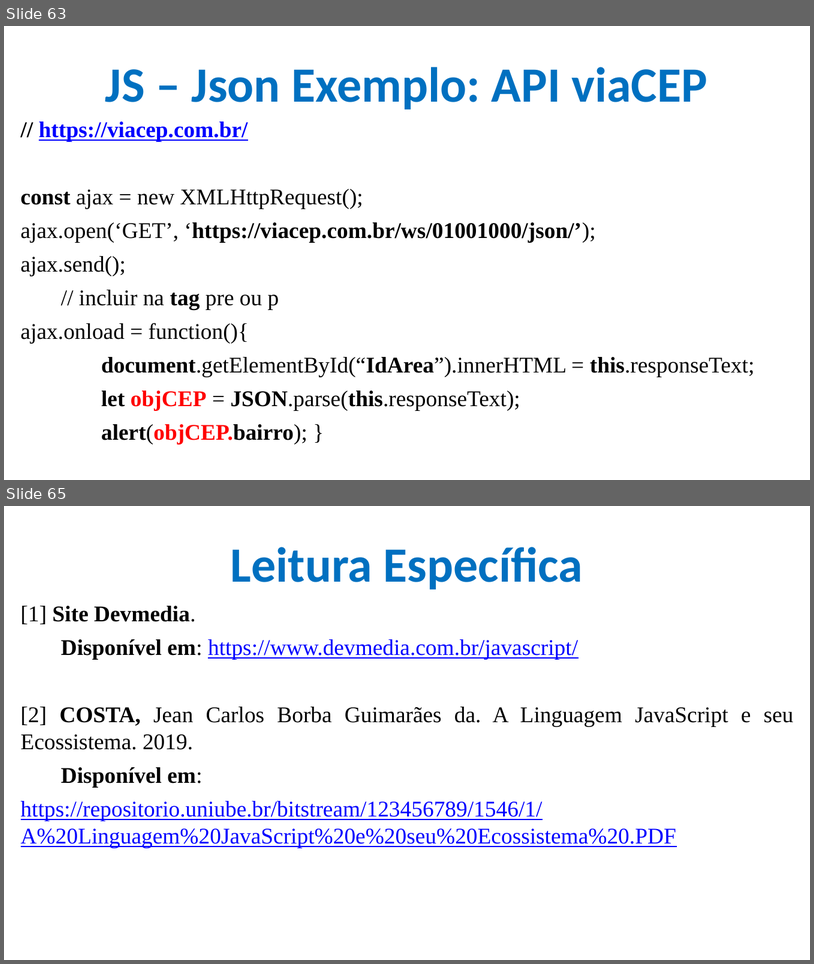
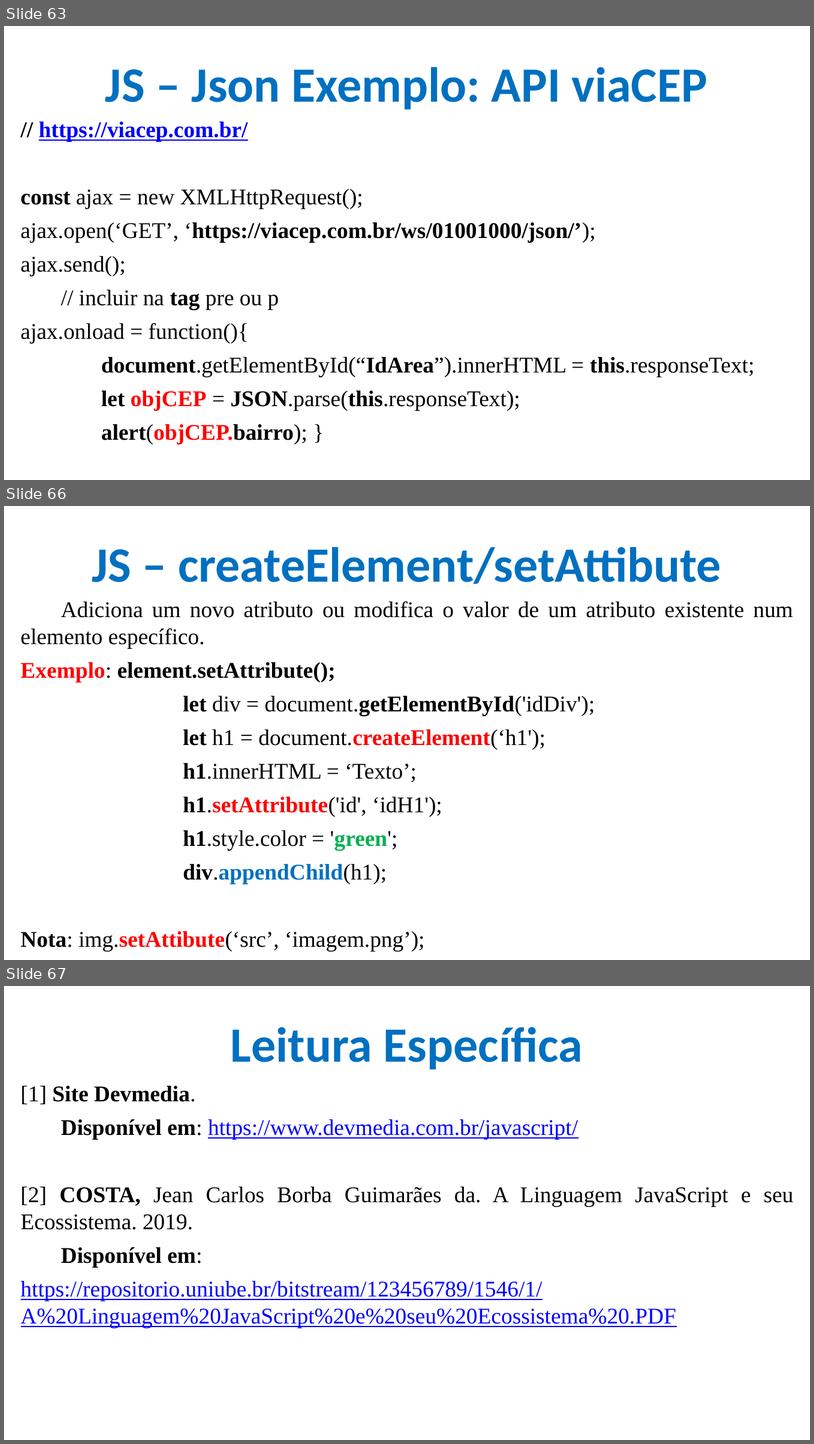
Before and after one commit to CloudEducationBrazil/WydenDesenvolvimentoWebPHP, a slide deck: 01 Classes/Aula 09 Desenvolvimento Web PHP - JS.pptx. Shown one above the other, each under a label of ours: slides 63 and 65 before the commit, slides 63, 66 and 67 after it; the slides between them are not shown. The pictures are 814x964 and 814x1444 pixels, drawn with LibreOffice and Linux fonts; fonts in the diff are those of the drawing; background and template pictures are left out. Boxes give left, top, right and bottom in pixels: in the first picture for what was removed or moved away, otherwise in the second. Text is boxed around its words. In the diff, an @@ line names an element or a change of style, - is before the commit and + after.

```diff
--- a/01 Classes/Aula 09 Desenvolvimento Web PHP - JS.pptx
+++ b/01 Classes/Aula 09 Desenvolvimento Web PHP - JS.pptx
@@ slide 66 added at (x1=4, y1=506, x2=810, y2=960), background picture (left out) @@
@@ title added at (x1=92, y1=547, x2=722, y2=584), 44 pt, text #0070C0, bold @@
+JS – createElement/setAttibute
@@ text added at (x1=21, y1=601, x2=793, y2=951), 20 pt, text #000000 @@
+Adiciona um novo atributo ou modifica o valor de um atributo existente num elemento específico.
+Exemplo: element.setAttribute();
+        let div = document.getElementById('idDiv');
+        let h1 = document.createElement(‘h1');
+        h1.innerHTML = ‘Texto’;
+        h1.setAttribute('id', ‘idH1');
+        h1.style.color = 'green';
+        div.appendChild(h1);
+Nota: img.setAttibute(‘src’, ‘imagem.png’);
@@ what was slide 65 is now slide 67 @@
```
Also in this commit, not shown: 5 slides changed, 1 other slide added, 1 other file.
